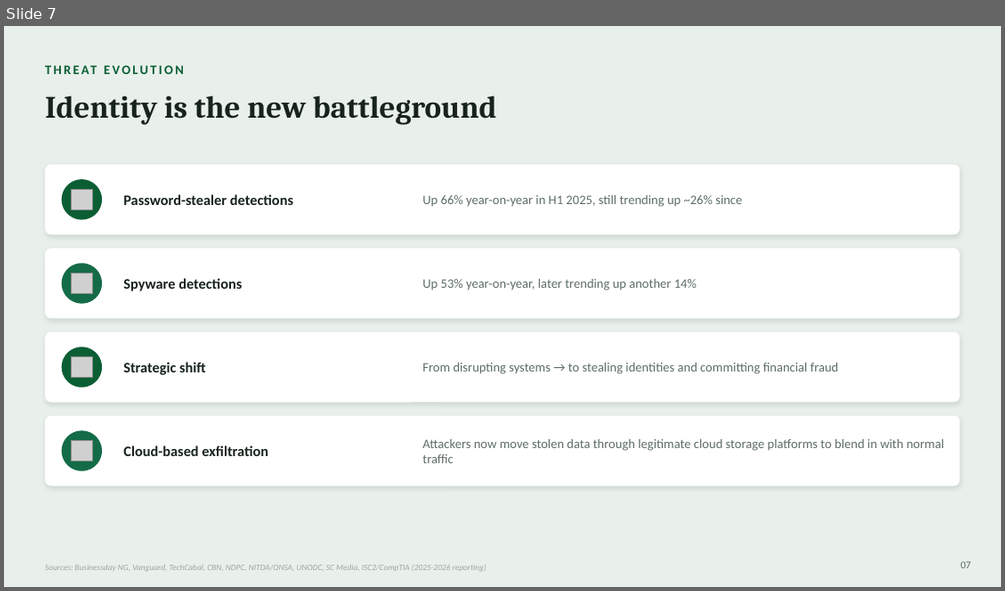
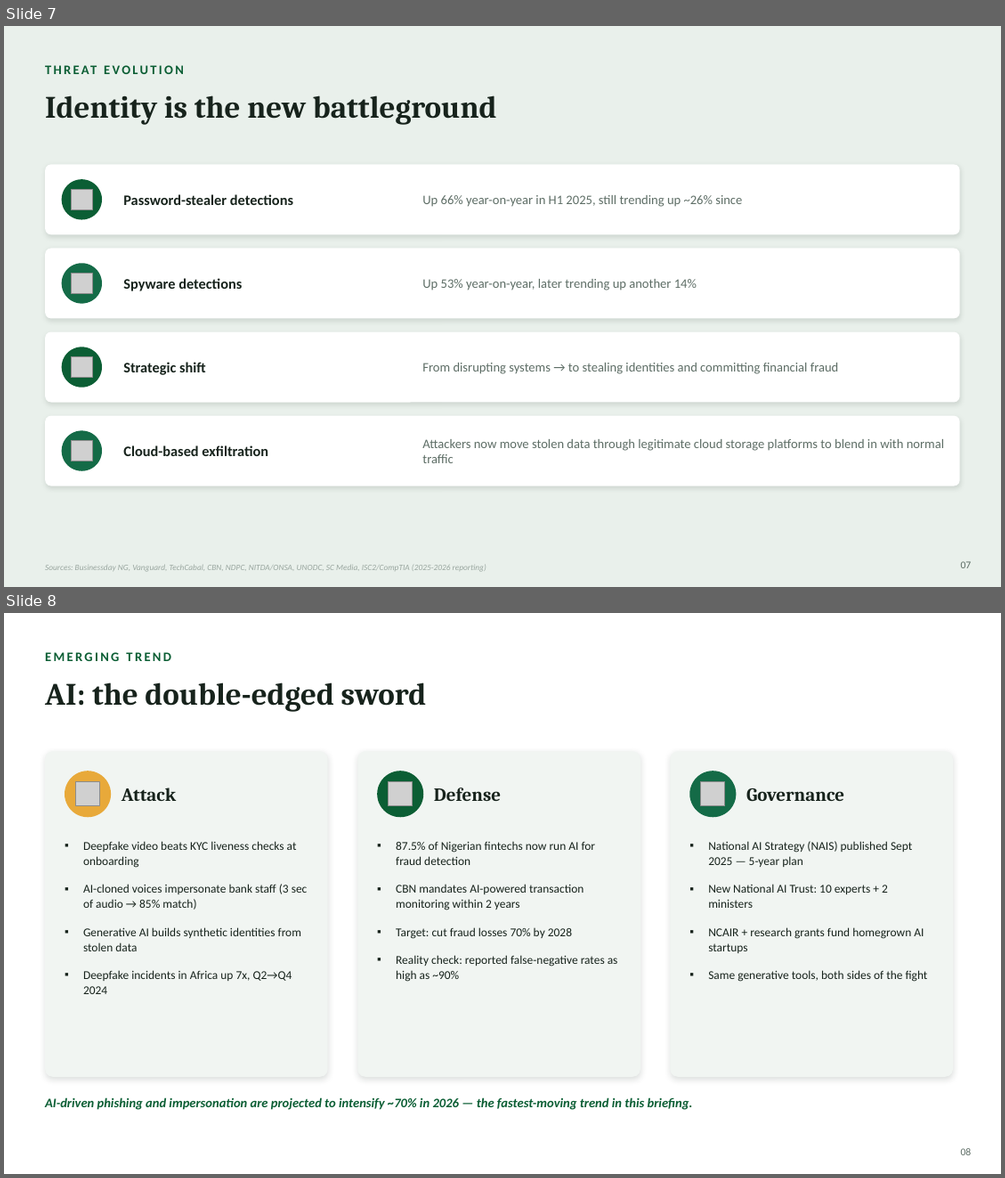
Before and after one commit to ahakelechi/kayceebanks, a slide deck: Cybersecurity_Trends_in_Nigeria.pptx. Shown one above the other, each under a label of ours: slide 7 before the commit, slides 7 and 8 after it. The pictures are 1005x591 and 1005x1178 pixels, drawn with LibreOffice and Linux fonts; fonts in the diff are those of the drawing; grey boxes stand for pictures. Boxes give left, top, right and bottom in pixels: in the first picture for what was removed or moved away, otherwise in the second. Text is boxed around its words. In the diff, an @@ line names an element or a change of style, - is before the commit and + after.

```diff
--- a/Cybersecurity_Trends_in_Nigeria.pptx
+++ b/Cybersecurity_Trends_in_Nigeria.pptx
@@ slide 8 added at [4, 613, 1001, 1174], background #FFFFFF @@
@@ text added at [45, 652, 171, 661], 12.5 pt, text #0B5E34, bold @@
+EMERGING TREND
@@ text added at [45, 682, 427, 712], 30 pt, text #17231C, bold @@
+AI: the double-edged sword
@@ rounded rectangle added at [45, 751, 328, 1077], fill #F1F5F2 @@
@@ ellipse added at [65, 771, 111, 817], fill #E8A93A @@
@@ rounded rectangle added at [357, 751, 640, 1077], fill #F1F5F2 @@
@@ ellipse added at [377, 771, 423, 817], fill #0B5E34 @@
@@ rounded rectangle added at [671, 751, 953, 1077], fill #F1F5F2 @@
@@ ellipse added at [689, 771, 736, 817], fill #146B47 @@
@@ picture added at [76, 782, 100, 806] @@
@@ text added at [121, 787, 176, 801], 18 pt, text #17231C, bold @@
+Attack
@@ picture added at [388, 782, 413, 806] @@
@@ text added at [434, 787, 501, 801], 18 pt, text #17231C, bold @@
+Defense
@@ picture added at [701, 782, 725, 806] @@
@@ text added at [746, 788, 844, 802], 18 pt, text #17231C, bold @@
+Governance
@@ text added at [83, 841, 307, 994], 11.5 pt, text #17231C @@
+▪ Deepfake video beats KYC liveness checks at onboarding
+▪ AI-cloned voices impersonate bank staff (3 sec of audio → 85% match)
+▪ Generative AI builds synthetic identities from stolen data
+▪ Deepfake incidents in Africa up 7x, Q2→Q4 2024
@@ text added at [396, 841, 618, 981], 11.5 pt, text #17231C @@
+▪ 87.5% of Nigerian fintechs now run AI for fraud detection
+▪ CBN mandates AI-powered transaction monitoring within 2 years
+▪ Target: cut fraud losses 70% by 2028
+▪ Reality check: reported false-negative rates as high as ~90%
@@ text added at [708, 841, 928, 981], 11.5 pt, text #17231C @@
+▪ National AI Strategy (NAIS) published Sept 2025 — 5-year plan
+▪ New National AI Trust: 10 experts + 2 ministers
+▪ NCAIR + research grants fund homegrown AI startups
+▪ Same generative tools, both sides of the fight
@@ text added at [45, 1097, 693, 1110], 12.5 pt, text #0B5E34, bold, italic @@
+AI-driven phishing and impersonation are projected to intensify ~70% in 2026 — the fastest-moving trend in this briefing.
@@ text added at [961, 1148, 971, 1155], 10 pt, text #5E6E66 @@
+08
```
Also in this commit, not shown: 9 slides changed.
